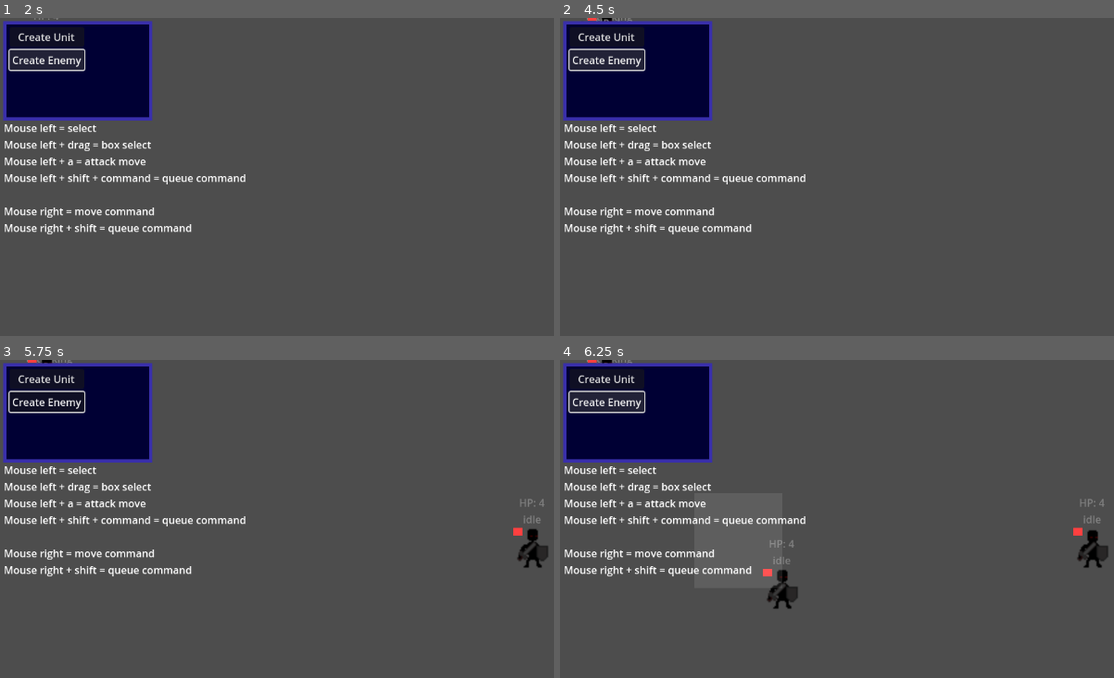
Above: before the commit, frames 1-4 (two rows, left to right).
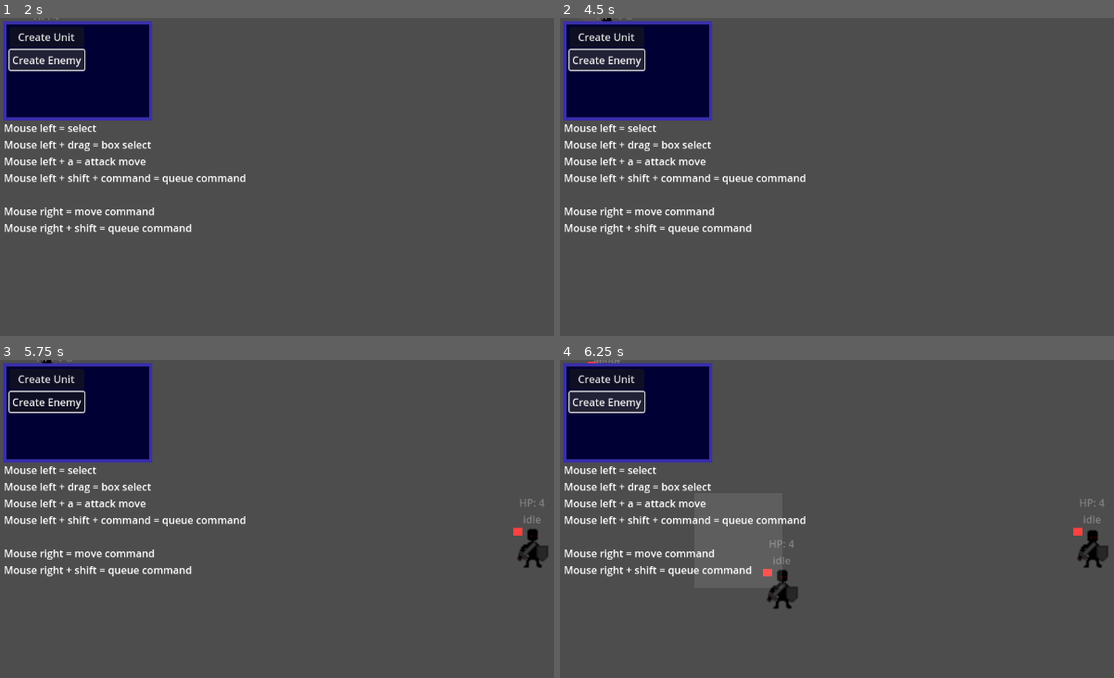
Above: after the commit, the same moments.

Repository: Matobro/skeletors
Game: Godot game, scene res://TestScene.tscn
The game is run twice, just before and just after one commit, with the same random seed, the same clock (stepped at 60 frames per second) and the same inputs.
Inputs (mouse positions are in pixels of both pictures, inside the frame that each line leads up to):
- Up to frame 1 (2 s): click "Create Unit" at 0.5 s; click "Create Enemy" at 1.25 s
- Up to frame 2 (4.5 s): click "Create Unit" at 2 s; click "Create Enemy" at 2.75 s; click "Create Unit" at 3.5 s; click "Create Enemy" at 4.25 s
- Up to frame 3 (5.75 s): tap Enter at 5 s; move the mouse to (531, 547) at 5.02 s; hold A (a) from 5.03 s (still down); click (531, 547) at 5.17 s
- Up to frame 4 (6.25 s): release A (a) at 5.75 s; tap Space at 5.75 s; drag from (781, 588) to (604, 398) at 5.77 s

Frame 1 is identical in both runs. In frame 2, less than 0.1% of the frame differs, in the area x 4-14%, y 0-2%; in frame 3, less than 0.1%; in frame 4, less than 0.1%.

Commit message:
State machine updates

Diff:
--- a/AI/Generic/UnitStateMachine.gd
+++ b/AI/Generic/UnitStateMachine.gd
@@ -21,7 +21,6 @@
 	call_deferred("set_state", states.idle)
 
 func state_logic(delta): #Actual state logic, what to do in states
-	#print("Player: ", parent.owner_id, " ", parent.data.name, " ", state) #print unit state, eg; "Player 1 Skeletor Idle"
 	### show state over unit ###
 	if parent.data != null:
 		parent.dev_state.text = str("HP: ", parent.data.stats.current_health, "\n", state)
@@ -57,16 +56,18 @@
 				if parent.attack_timer <= 0:
 					parent.perform_attack()
 					parent.attack_timer = parent.data.stats.attack_speed
-
 					animation_player.stop()
 					animation_player.play("attack")
+			else:
+				parent.attack_target = null
 		states.dying:
 			pass
 
 func enter_state(new_state, old_state): #mostly for animations
 	match state:
 		states.idle:
-			animation_player.play("idle")
+			if animation_player.sprite_frames.has_animation("idle"):
+				animation_player.play("idle")
 		states.moving:
 			animation_player.play("walk")
 		states.attack_moving:
@@ -74,9 +75,9 @@
 		states.aggroing:
 			pass
 		states.attacking:
-			animation_player.play("attack")
+			if parent.attack_timer <= 0:
+				parent.attack_timer = 0
 		states.dying:
-			print("calling dying state")
 			parent.set_physics_process(false)
 			parent.set_collision_layer(0)
 			parent.set_collision_mask(0)
@@ -87,13 +88,17 @@
 	if parent.dead and state != states.dying:
 		return states.dying
 
+	var aggro_target = parent.closest_enemy_in_aggro_range()
+	var target_in_range = parent.closest_enemy_in_attack_range()
+
 	match state:
 		states.dying:
 			return null
 		states.idle:
-			if parent.closest_enemy_in_aggro_range() != null:
-				parent.attack_target = parent.closest_enemy_in_aggro_range()
-				return states.aggroing
+			if aggro_target != null:
+				if !aggro_target.dead:
+					parent.attack_target = aggro_target
+					return states.aggroing
 			return null #good to know that if you dont return null / have return value for each path it doesnt just 'stay in current state' but instead do nothing sometimes
 
 		states.moving:
@@ -107,9 +112,8 @@
 
 		states.attack_moving:
 			if parent.attack_target == null:
-				var target_in_aggro_range = parent.closest_enemy_in_aggro_range()
-				if target_in_aggro_range != null:
-					parent.attack_target = target_in_aggro_range
+				if aggro_target != null:
+					parent.attack_target = aggro_target
 					return states.aggroing
 			if parent.attack_move_target != null:
 				if parent.position.distance_to(parent.attack_move_target) < 5.0:
@@ -122,8 +126,10 @@
 
 		states.aggroing:
 			if parent.attack_target != null:
-				if parent.closest_enemy_in_attack_range() != null:
+				if target_in_range != null:
 					return states.attacking
+			elif parent.attack_target == null:
+				return states.idle
 			return null
 
 		states.attacking:
@@ -137,7 +143,7 @@
 				else:
 					return states.idle
 
-			if parent.closest_enemy_in_attack_range() == null:
+			if target_in_range == null:
 				return states.aggroing
 
 			return null
--- a/Entities/Data/UnitController.gd
+++ b/Entities/Data/UnitController.gd
@@ -162,6 +162,11 @@
 	return position.distance_to(target_a.position) < position.distance_to(target_b.position)
 
 func closest_enemy_in_aggro_range() -> Unit: #closest enemy target in aggro range
+	for unit in possible_targets:
+		if unit.dead:
+			if attack_target == unit:
+				attack_target = null
+				possible_targets.erase(unit)
 	if possible_targets.size() > 0:
 		possible_targets.sort_custom(Callable(self, "compare_distance"))
 		return possible_targets[0]
--- a/Entities/Units/Test_Unit.tres
+++ b/Entities/Units/Test_Unit.tres
@@ -26,7 +26,7 @@
 "max_health": 4,
 "max_mana": 1,
 "movement_speed": 330,
-"range": 20,
+"range": 35,
 "strength": 1
 }
 metadata/_custom_type_script = "uid://oeoy2vl8vgue"
Not shown, changed: Dev/KnownBugs.txt
